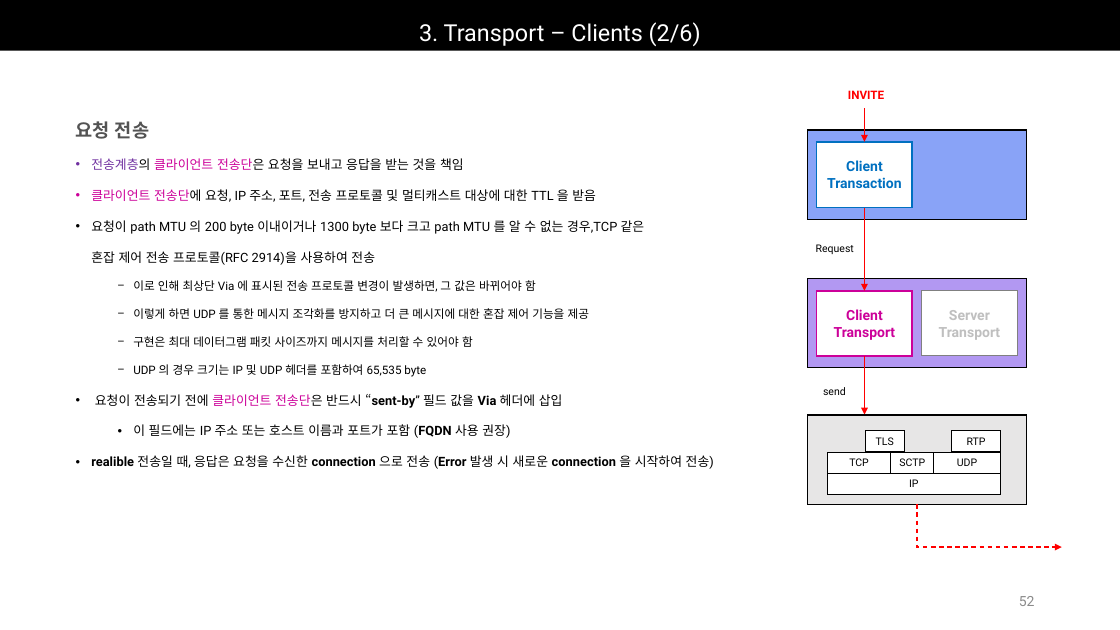
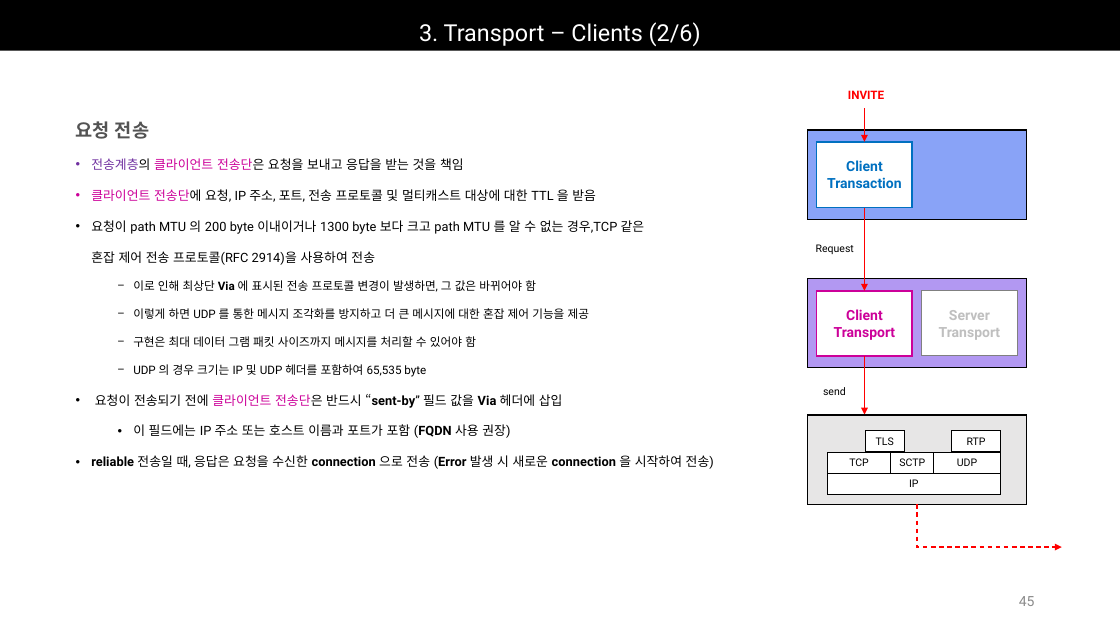
Before and after one commit to Epsilonely/SIP-Survey, a slide deck: slide 45 of 세미나 3차.pptx (slide 52 before the commit). Drawn at 1120x630 pixels with LibreOffice and Linux fonts; fonts in the diff are those of the drawing. Boxes give left, top, right and bottom in pixels: in the first picture for what was removed or moved away, otherwise in the second. Text is boxed around its words. In the diff, an @@ line names an element or a change of style, - is before the commit and + after.

```diff
--- a/세미나 3차.pptx
+++ b/세미나 3차.pptx
@@ text at (133,280,536,292): bold on in "Via" @@
@@ text at (133,336,476,347): spaces changed @@
-  − 구현은 최대 데이터그램 패킷 사이즈까지 메시지를 처리할 수 있어야 함
+  − 구현은 최대 데이터 그램 패킷 사이즈까지 메시지를 처리할 수 있어야 함
@@ text at (91,455,714,469): text changed @@
-• realible 전송일 때, 응답은 요청을 수신한 connection 으로 전송 (Error 발생 시 새로운 connection 을 시작하여 전송)
+• reliable 전송일 때, 응답은 요청을 수신한 connection 으로 전송 (Error 발생 시 새로운 connection 을 시작하여 전송)
@@ page number at (1019,596,1035,606): text changed @@
-52
+45
```
Also in this commit, not shown: 27 other slides changed, 3 slides added, 11 slides removed, 2 other files.
